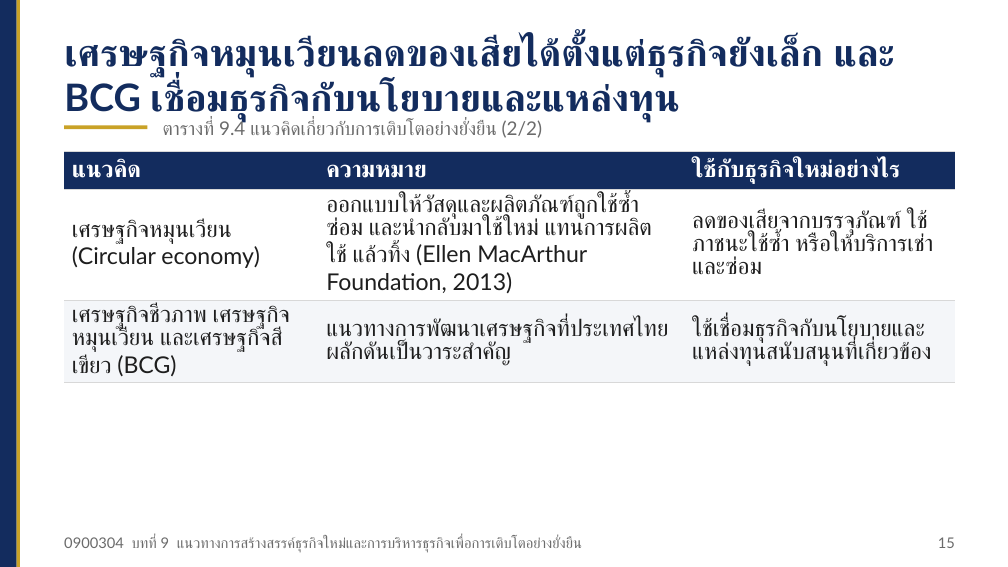
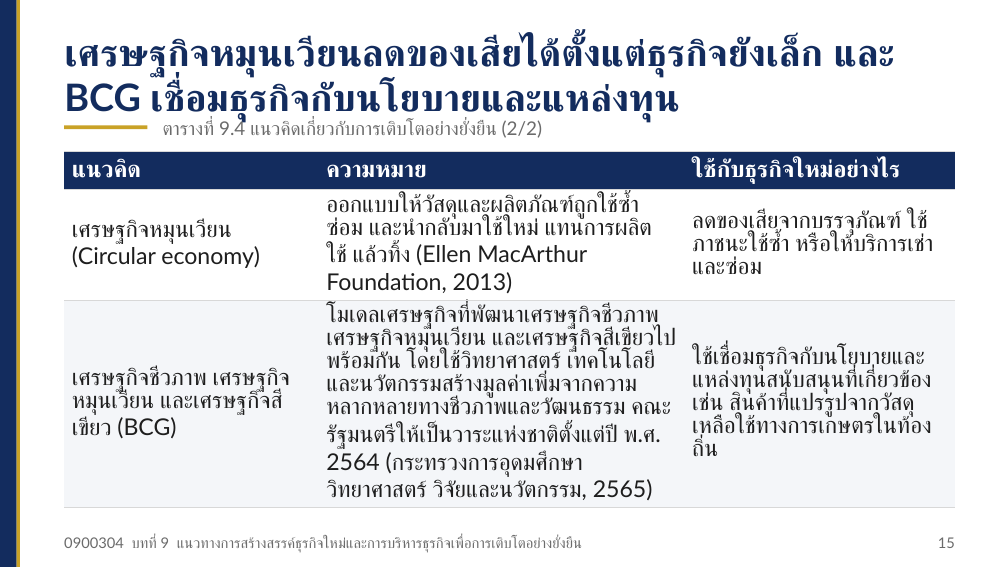
Before and after one commit to Aj-Warawut/academic-web-teaching, a slide deck: slide 15 of nv/files/nv_0900304_บทที่09_สไลด์.pptx. Drawn at 1008x567 pixels with LibreOffice and Linux fonts; fonts in the diff are those of the drawing. Boxes give left, top, right and bottom in pixels: in the first picture for what was removed or moved away, otherwise in the second. Text is boxed around its words. In the diff, an @@ line names an element or a change of style, - is before the commit and + after.

```diff
--- a/nv/files/nv_0900304_บทที่09_สไลด์.pptx
+++ b/nv/files/nv_0900304_บทที่09_สไลด์.pptx
@@ table at <box>64,151,956,504</box> @@
-row 3, column 2: แนวทางการพัฒนาเศรษฐกิจที่ประเทศไทยผลักดันเป็นวาระสำคัญ
+row 3, column 2: โมเดลเศรษฐกิจที่พัฒนาเศรษฐกิจชีวภาพ เศรษฐกิจหมุนเวียน และเศรษฐกิจสีเขียวไปพร้อมกัน โดยใช้วิทยาศาสตร์ เทคโนโลยี และนวัตกรรมสร้างมูลค่าเพิ่มจากความหลากหลายทางชีวภาพและวัฒนธรรม คณะรัฐมนตรีให้เป็นวาระแห่งชาติตั้งแต่ปี พ.ศ. 2564 (กระทรวงการอุดมศึกษา วิทยาศาสตร์ วิจัยและนวัตกรรม, 2565)
-row 3, column 3: ใช้เชื่อมธุรกิจกับนโยบายและแหล่งทุนสนับสนุนที่เกี่ยวข้อง
+row 3, column 3: ใช้เชื่อมธุรกิจกับนโยบายและแหล่งทุนสนับสนุนที่เกี่ยวข้อง เช่น สินค้าที่แปรรูปจากวัสดุเหลือใช้ทางการเกษตรในท้องถิ่น
```
Also in this commit, not shown: 2 other slides changed, 8 other files.
